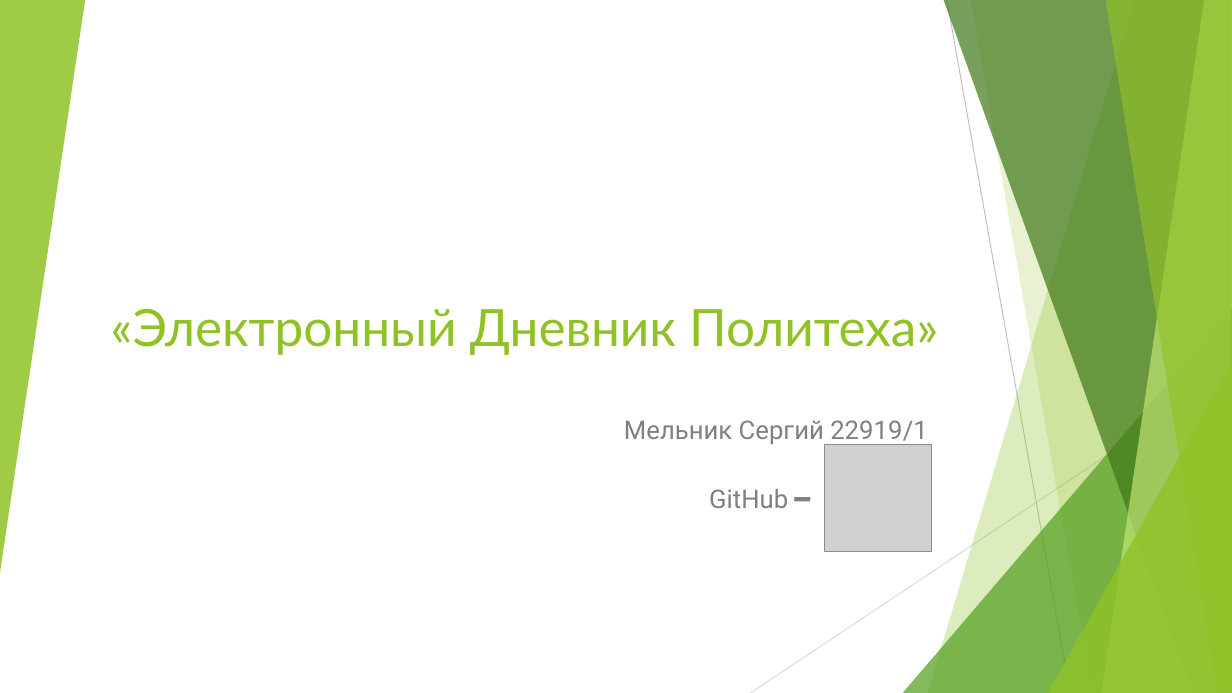
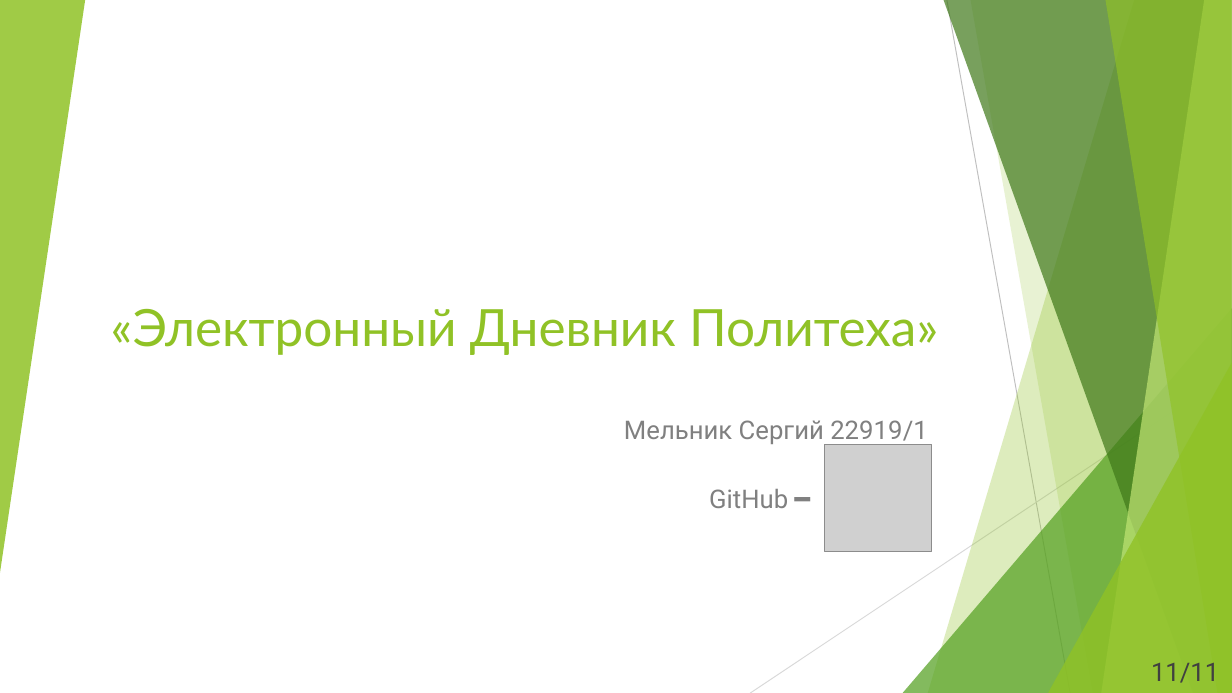
Before and after one commit to AlfaToad/MDK, a slide deck: slide 12 of documents/Электроный Дневник Политеха.pptx. Drawn at 1232x693 pixels with LibreOffice and Linux fonts; fonts in the diff are those of the drawing; grey boxes stand for pictures. Boxes give left, top, right and bottom in pixels: in the first picture for what was removed or moved away, otherwise in the second. Text is boxed around its words. In the diff, an @@ line names an element or a change of style, - is before the commit and + after.

```diff
--- a/documents/Электроный Дневник Политеха.pptx
+++ b/documents/Электроный Дневник Политеха.pptx
@@ text added at box(1151, 663, 1219, 683), 20 pt, text #404040 @@
+11/11
```
Also in this commit, not shown: 10 other slides changed, 3 other files.
